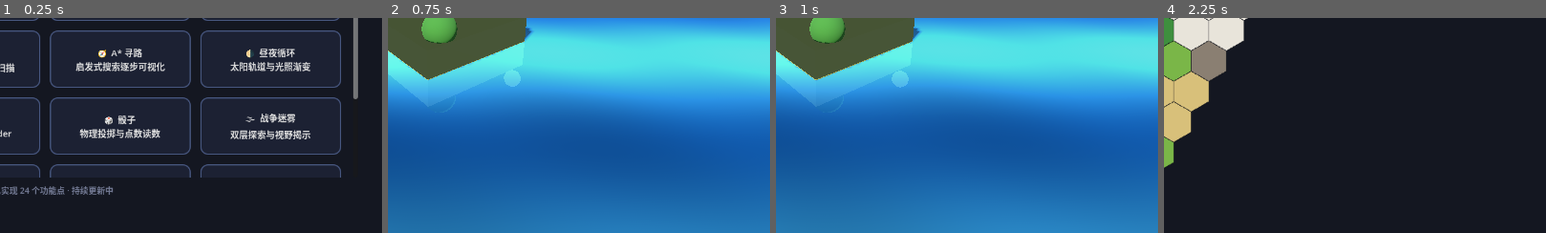
Above: before the commit, frames 1-4 (left to right).
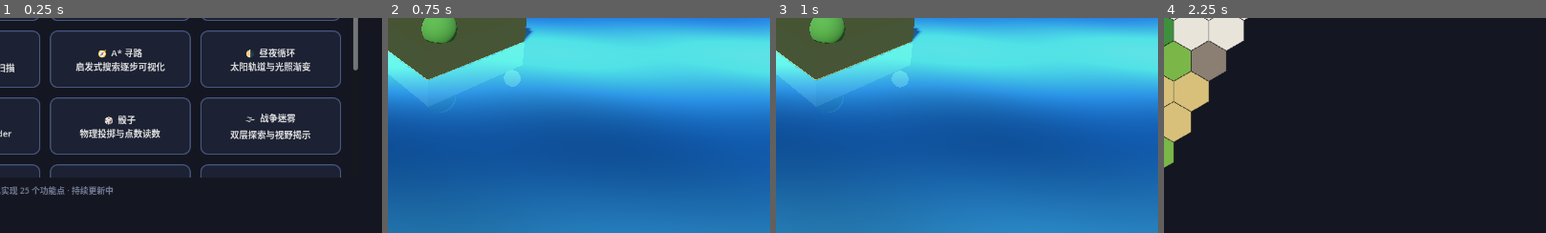
Above: after the commit, the same moments.

Repository: richardkiwilee/pyFramework
Game: Godot game, scene res://scenes/menu.tscn
Two runs of this game, one before a commit and one after it. Both use one fixed random seed, a clock stepped at 60 frames per second and the inputs below.
Inputs:
- Up to frame 1 (0.25 s): no input
- Up to frame 2 (0.75 s): click "🌊 水面倒影 3D 波光水面与镜像倒影" at 0.5 s
- Up to frame 3 (1 s): no input
- Up to frame 4 (2.25 s): click "← 返回主菜单" at 1.25 s; click "⬡ 六边形地图 轴向六边形网格与寻路" at 2 s
The pictures show only the part of the screen within x 43-93%, y 50-100%; the shares and areas given below are measured in that part.

The runs differ from the first frame. In frame 1, 0.2% of the frame differs, in the area x 6-94%, y 23-82%; in frame 2, nothing differs; in frame 3, nothing differs; in frame 4, nothing differs.

Commit message:
ai-discover: 功能25 贪吃蛇——经典小游戏(移动/吃食/自撞/撞墙判定)
Co-Authored-By: Claude <noreply@anthropic.com>

Diff:
--- /dev/null
+++ b/ai-discover/features/snake/snake.gd
@@ -0,0 +1,127 @@
+extends Node2D
+## =============================================================================
+## 贪吃蛇 —— 经典小游戏（方向键/WASD 转向，吃食增长加速）
+## =============================================================================
+## 蛇身 = Vector2i 队列（头在前）；每 tick 前进一格：
+##   吃到食物 → 不裁尾（长度+1）+ 分数+1 + 略微提速；
+##   撞墙 / 咬到自己 → 游戏结束（按 R 重开）。
+## 逻辑全部在 _tick() 里（与输入/渲染解耦），可直接测试。
+## =============================================================================
+
+const GW := 30
+const GH := 20
+const CELL := 22.0
+const ORIGIN := Vector2(310, 50)
+
+var _snake: Array[Vector2i] = [Vector2i(15, 10), Vector2i(14, 10), Vector2i(13, 10)]
+var _dir := Vector2i(1, 0)
+var _next_dir := Vector2i(1, 0)
+var _food := Vector2i(21, 10)
+var _move_timer := 0.0
+var _interval := 0.13
+var _score := 0
+var _dead := false
+
+@onready var score_label: Label = $CanvasLayer/ScoreLabel
+@onready var over_label: Label = $CanvasLayer/OverLabel
+
+
+func _ready() -> void:
+	over_label.visible = false
+
+
+func _process(delta: float) -> void:
+	if _dead:
+		return
+	_move_timer += delta
+	if _move_timer >= _interval:
+		_move_timer = 0.0
+		_tick()
+		queue_redraw()
+	score_label.text = "🍎 分数：%d" % _score
+
+
+## 一帧逻辑（纯函数式，供测试）
+func _tick() -> void:
+	_dir = _next_dir
+	var head: Vector2i = _snake[0] + _dir
+	var ate := head == _food
+	if not ate:
+		_snake.pop_back()
+	# 撞墙或咬到自己
+	if head.x < 0 or head.x >= GW or head.y < 0 or head.y >= GH or _snake.has(head):
+		_dead = true
+		over_label.visible = true
+		over_label.text = "💀 游戏结束！得分 %d · 按 R 重新开始" % _score
+		return
+	_snake.push_front(head)
+	if ate:
+		_score += 1
+		_interval = maxf(0.05, _interval * 0.97)
+		_spawn_food()
+
+
+func _spawn_food() -> void:
+	var free: Array = []
+	for y in GH:
+		for x in GW:
+			var c := Vector2i(x, y)
+			if not _snake.has(c):
+				free.append(c)
+	if free.is_empty():
+		return
+	_food = free[randi() % free.size()]
+
+
+func _restart() -> void:
+	_snake = [Vector2i(15, 10), Vector2i(14, 10), Vector2i(13, 10)]
+	_dir = Vector2i(1, 0)
+	_next_dir = Vector2i(1, 0)
+	_food = Vector2i(21, 10)
+	_interval = 0.13
+	_score = 0
+	_dead = false
+	over_label.visible = false
+	queue_redraw()
+
+
+func _unhandled_input(event: InputEvent) -> void:
+	if _dead:
+		if event is InputEventKey and event.pressed and event.keycode == KEY_R:
+			_restart()
+		return
+	var want := Vector2i.ZERO
+	if event.is_action_pressed("ui_left") or (event is InputEventKey and event.pressed and event.keycode == KEY_A):
+		want = Vector2i(-1, 0)
+	elif event.is_action_pressed("ui_right") or (event is InputEventKey and event.pressed and event.keycode == KEY_D):
+		want = Vector2i(1, 0)
+	elif event.is_action_pressed("ui_up") or (event is InputEventKey and event.pressed and event.keycode == KEY_W):
+		want = Vector2i(0, -1)
+	elif event.is_action_pressed("ui_down") or (event is InputEventKey and event.pressed and event.keycode == KEY_S):
+		want = Vector2i(0, 1)
+	else:
+		return
+	# 禁止 180° 掉头（否则会瞬间咬到自己）
+	if want != Vector2i.ZERO and want != -_dir:
+		_next_dir = want
+	get_viewport().set_input_as_handled()
+
+
+func _draw() -> void:
+	# 场地
+	draw_rect(Rect2(ORIGIN - Vector2(6, 6), Vector2(GW * CELL + 12, GH * CELL + 12)), Color(0.10, 0.11, 0.16))
+	for y in GH:
+		for x in GW:
+			var r := Rect2(ORIGIN + Vector2(x, y) * CELL, Vector2(CELL - 1, CELL - 1))
+			draw_rect(r, Color(0.15, 0.17, 0.22))
+	# 食物
+	draw_circle(ORIGIN + (Vector2(_food) + Vector2(0.5, 0.5)) * CELL, 8.5, Color(0.9, 0.3, 0.25))
+	# 蛇（头深尾浅的绿色渐变）
+	for i in _snake.size():
+		var t := float(i) / _snake.size()
+		var col := Color(0.15 + 0.55 * (1.0 - t), 0.75 + 0.15 * (1.0 - t), 0.25 + 0.2 * (1.0 - t))
+		draw_rect(Rect2(ORIGIN + Vector2(_snake[i]) * CELL, Vector2(CELL - 1, CELL - 1)), col)
+	# 蛇眼
+	var head_c := ORIGIN + (Vector2(_snake[0]) + Vector2(0.5, 0.5)) * CELL
+	draw_circle(head_c + Vector2(-4, -3), 2.0, Color(0.05, 0.05, 0.05))
+	draw_circle(head_c + Vector2(4, -3), 2.0, Color(0.05, 0.05, 0.05))
--- /dev/null
+++ b/ai-discover/features/snake/snake.tscn
@@ -0,0 +1,37 @@
+[gd_scene load_steps=3 format=3]
+
+[ext_resource type="Script" path="res://features/snake/snake.gd" id="1_main"]
+[ext_resource type="PackedScene" path="res://scenes/back_button.tscn" id="2_back"]
+
+[node name="Snake" type="Node2D"]
+script = ExtResource("1_main")
+
+[node name="BackButton" parent="." instance=ExtResource("2_back")]
+
+[node name="CanvasLayer" type="CanvasLayer" parent="."]
+
+[node name="ScoreLabel" type="Label" parent="CanvasLayer"]
+offset_left = 16.0
+offset_top = 16.0
+offset_right = 300.0
+offset_bottom = 52.0
+theme_override_font_sizes/font_size = 22
+text = "🍎 分数：0"
+
+[node name="OverLabel" type="Label" parent="CanvasLayer"]
+offset_left = 340.0
+offset_top = 300.0
+offset_right = 940.0
+offset_bottom = 360.0
+theme_override_font_sizes/font_size = 28
+theme_override_colors/font_color = Color(1, 0.4, 0.35, 1)
+text = "💀 游戏结束！"
+horizontal_alignment = 1
+
+[node name="HintLabel" type="Label" parent="CanvasLayer"]
+offset_left = 16.0
+offset_top = 690.0
+offset_right = 1000.0
+offset_bottom = 716.0
+theme_override_font_sizes/font_size = 14
+text = "🐍 方向键 / WASD 转向 · 吃苹果增长加速 · 撞墙或咬到自己结束 · R 重开"
--- a/ai-discover/scripts/menu.gd
+++ b/ai-discover/scripts/menu.gd
@@ -34,6 +34,7 @@
 	{"icon": "💬", "name": "打字机对话", "desc": "逐字显示与分支选项", "scene": "res://features/dialog/dialog.tscn"},
 	{"icon": "🎯", "name": "弹道预测", "desc": "抛物线瞄准虚线炮击", "scene": "res://features/trajectory/trajectory.tscn"},
 	{"icon": "🧬", "name": "生命游戏", "desc": "Conway元胞自动机演化", "scene": "res://features/game_of_life/game_of_life.tscn"},
+	{"icon": "🐍", "name": "贪吃蛇", "desc": "经典小游戏吃食增长", "scene": "res://features/snake/snake.tscn"},
 ]
 
 @onready var grid: GridContainer = $CenterBox/VBox/Scroll/Grid
